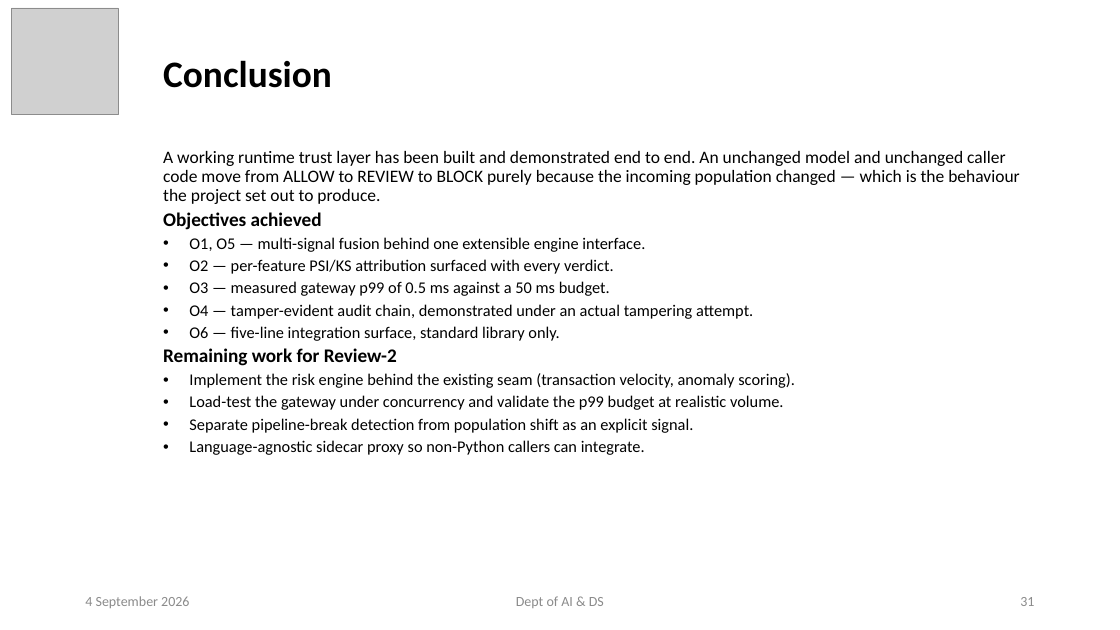
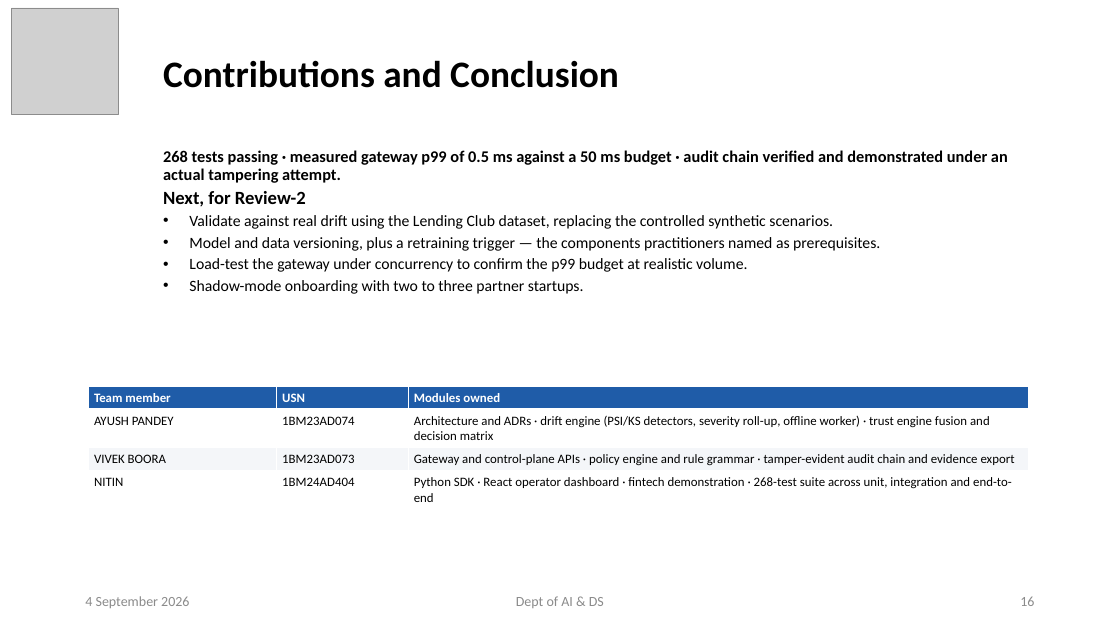
Before and after one commit to ayushpandey0201/custos, a slide deck: slide 16 of docs/presentations/Custos_Phase2_Review1.pptx (slide 31 before the commit). Drawn at 1120x630 pixels with LibreOffice and Linux fonts; fonts in the diff are those of the drawing; grey boxes stand for pictures. Boxes give left, top, right and bottom in pixels: in the first picture for what was removed or moved away, otherwise in the second. Text is boxed around its words. In the diff, an @@ line names an element or a change of style, - is before the commit and + after.

```diff
--- a/docs/presentations/Custos_Phase2_Review1.pptx
+++ b/docs/presentations/Custos_Phase2_Review1.pptx
@@ title at <box>163,60,619,88</box>: text changed @@
-Conclusion
+Contributions and Conclusion
@@ subtitle at <box>163,150,1008,294</box>: text changed; size 14 to 13.5 pt @@
-A working runtime trust layer has been built and demonstrated end to end. An unchanged model and unchanged caller code move from ALLOW to REVIEW to BLOCK purely because the incoming population changed — which is the behaviour the project set out to produce.
-Objectives achieved
-• O1, O5 — multi-signal fusion behind one extensible engine interface.
-• O2 — per-feature PSI/KS attribution surfaced with every verdict.
-• O3 — measured gateway p99 of 0.5 ms against a 50 ms budget.
-• O4 — tamper-evident audit chain, demonstrated under an actual tampering attempt.
-• O6 — five-line integration surface, standard library only.
-Remaining work for Review-2
-• Implement the risk engine behind the existing seam (transaction velocity, anomaly scoring).
-• Load-test the gateway under concurrency and validate the p99 budget at realistic volume.
-• Separate pipeline-break detection from population shift as an explicit signal.
-• Language-agnostic sidecar proxy so non-Python callers can integrate.
+268 tests passing · measured gateway p99 of 0.5 ms against a 50 ms budget · audit chain verified and demonstrated under an actual tampering attempt.
+Next, for Review-2
+• Validate against real drift using the Lending Club dataset, replacing the controlled synthetic scenarios.
+• Model and data versioning, plus a retraining trigger — the components practitioners named as prerequisites.
+• Load-test the gateway under concurrency to confirm the p99 budget at realistic volume.
+• Shadow-mode onboarding with two to three partner startups.
@@ table added at <box>88,386,1029,506</box>, 4 rows, 3 columns @@
+Team member | USN | Modules owned
+AYUSH PANDEY | 1BM23AD074 | Architecture and ADRs · drift engine (PSI/KS detectors, severity roll-up, offline worker) · trust engine fusion and decision matrix
+VIVEK BOORA | 1BM23AD073 | Gateway and control-plane APIs · policy engine and rule grammar · tamper-evident audit chain and evidence export
+NITIN | 1BM24AD404 | Python SDK · React operator dashboard · fintech demonstration · 268-test suite across unit, integration and end-to-end
@@ page number at <box>1020,597,1034,606</box>: text changed @@
-31
+16
```
Also in this commit, not shown: 14 other slides changed, 1 slide added, 16 slides removed, 7 other files.
